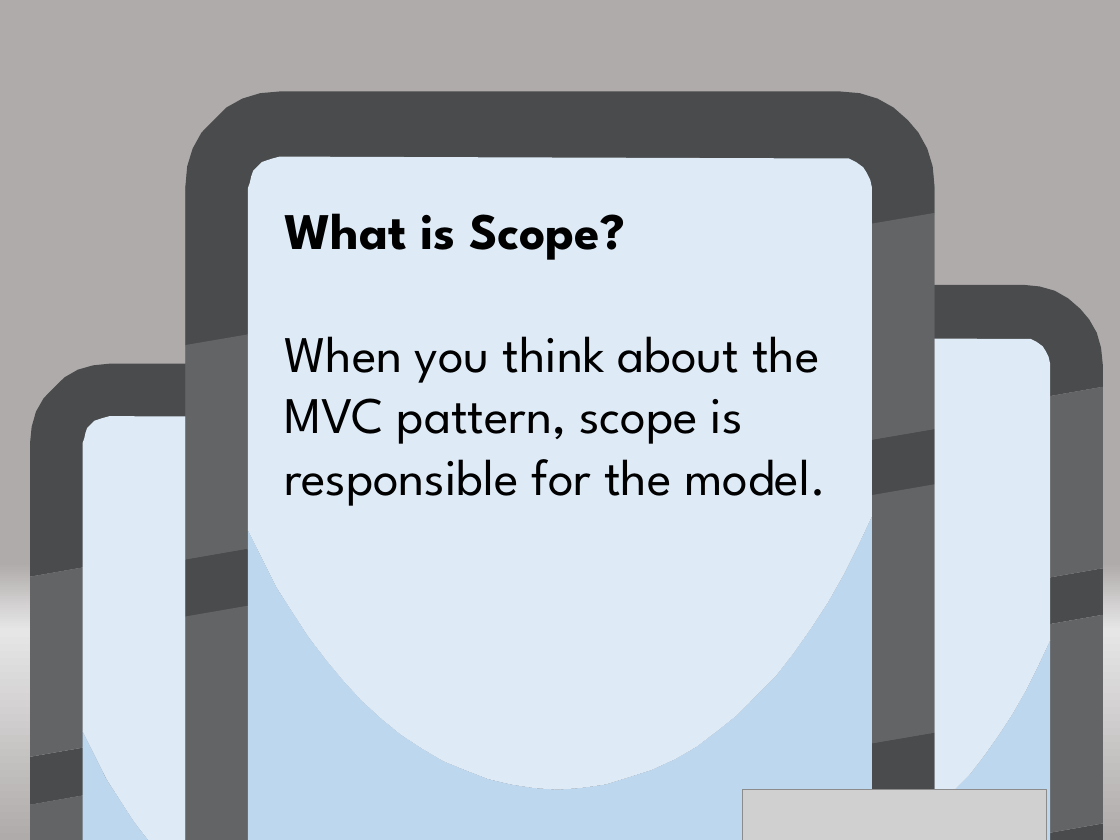
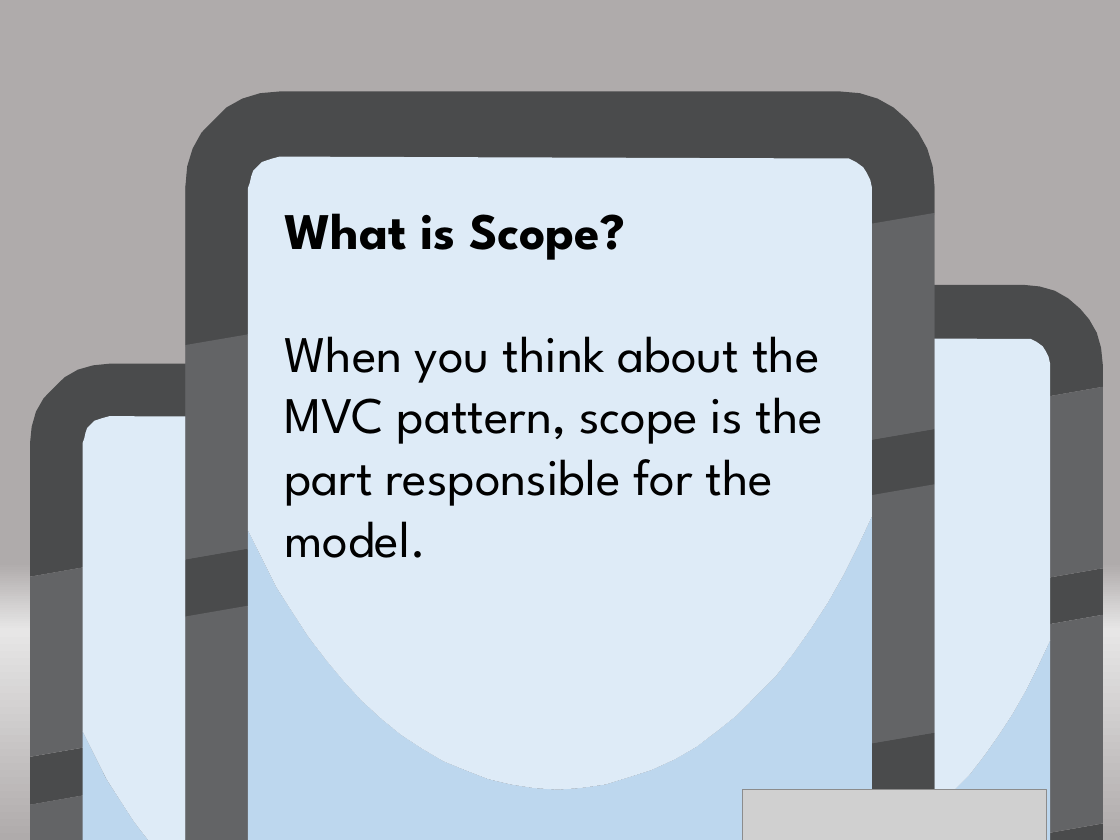
Before and after one commit to JamesBender/AngularDemos, a slide deck: slide 13 of Slides/AngularJSForDotNetDevelopers.pptx (slide 11 before the commit). Drawn at 1120x840 pixels with LibreOffice and Linux fonts; fonts in the diff are those of the drawing; grey boxes stand for pictures. Boxes give left, top, right and bottom in pixels: in the first picture for what was removed or moved away, otherwise in the second. Text is boxed around its words. In the diff, an @@ line names an element or a change of style, - is before the commit and + after.

```diff
--- a/Slides/AngularJSForDotNetDevelopers.pptx
+++ b/Slides/AngularJSForDotNetDevelopers.pptx
@@ text at <box>284,336,823,558</box>: text changed @@
-When you think about the MVC pattern, scope is responsible for the model.
+When you think about the MVC pattern, scope is the part responsible for the model.
```
Also in this commit, not shown: 2 slides added, 1 other file.
